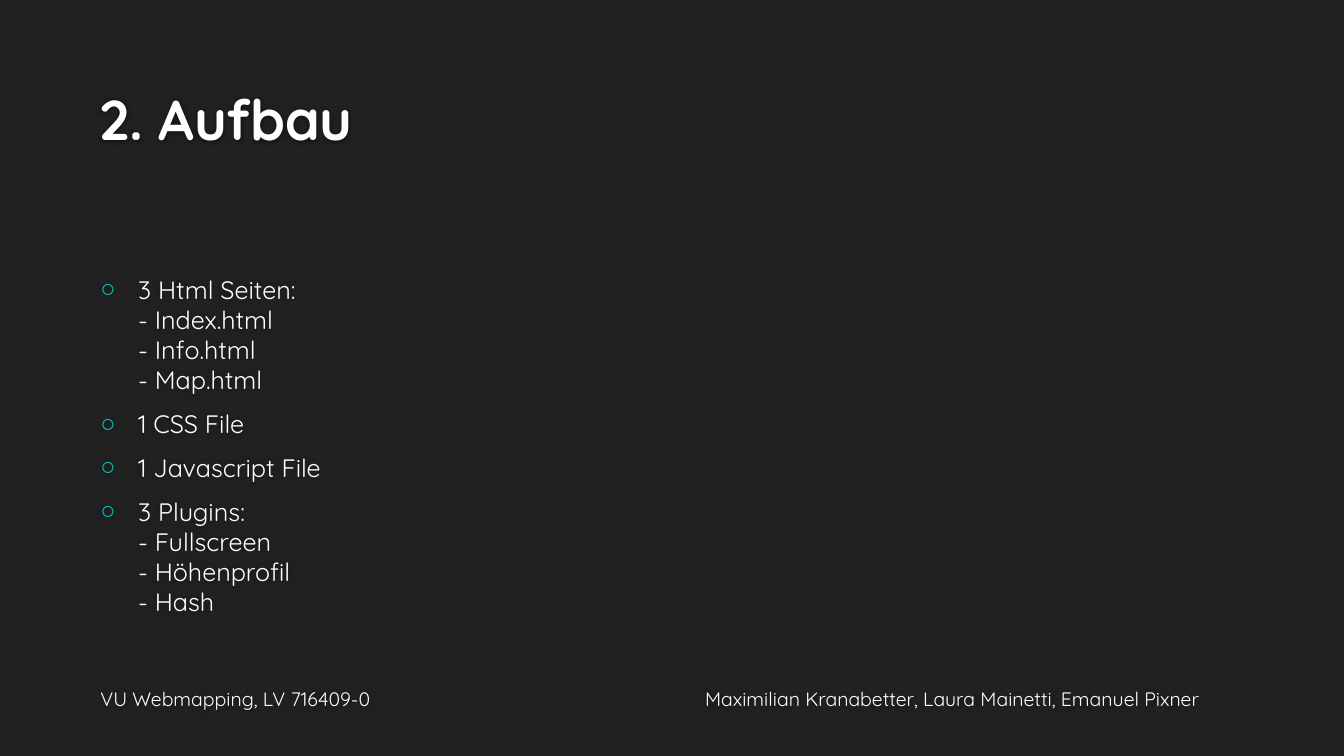
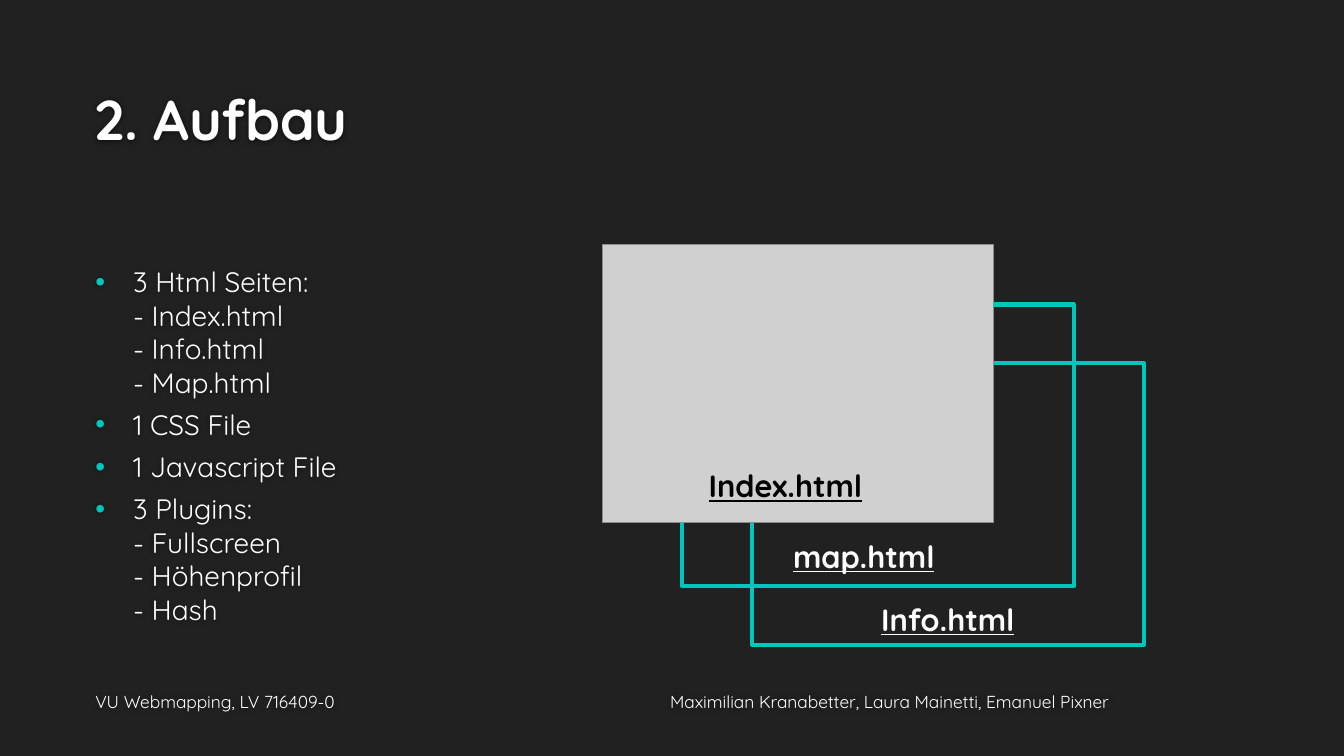
Before and after one commit to lauraMaxPixi/lauraMaxPixi.github.io, a slide deck: slide 3 of präsentation.pptx. Drawn at 1344x756 pixels with LibreOffice and Linux fonts; fonts in the diff are those of the drawing; grey boxes stand for pictures; background and template pictures are left out. Boxes give left, top, right and bottom in pixels: in the first picture for what was removed or moved away, otherwise in the second. Text is boxed around its words. In the diff, an @@ line names an element or a change of style, - is before the commit and + after.

```diff
--- a/präsentation.pptx
+++ b/präsentation.pptx
@@ title "2. Aufbau": place and size @@
-title "2. Aufbau" at [99,98,352,141]
+title "2. Aufbau" at [94,98,347,141]
@@ text "3 Html Seiten: - Index.html ..." at [133,271,337,621]: size 18 to 20 pt; bullet ○ to •; less space between paragraphs @@
@@ picture added at [603,245,993,523] @@
@@ rectangle added at [682,304,1074,586], outline #00C6BB 3 pt @@
@@ rectangle added at [752,363,1144,644], outline #00C6BB 3 pt @@
@@ text added at [709,474,863,502], 22 pt, text #000000, bold, underline @@
+Index.html
@@ text added at [793,545,935,574], 22 pt, text #FFFFFF, bold, underline @@
+map.html
@@ text added at [881,608,1014,635], 22 pt, text #FFFFFF, bold, underline @@
+Info.html
@@ text "VU Webmapping, LV 716409-0 Maximilian ..." at [95,695,1109,712]: size 13.9 to 12.3 pt; line spacing 1 to 0.8; less space between paragraphs @@
```
Also in this commit, not shown: 4 other slides changed, 1 other file.
